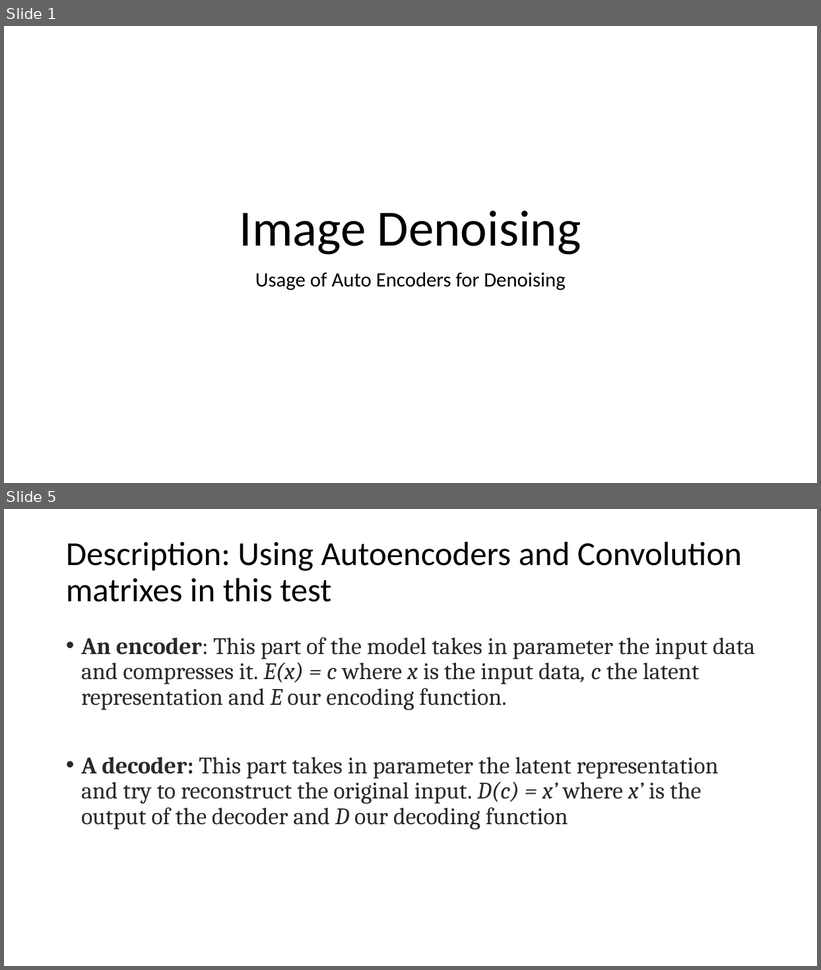
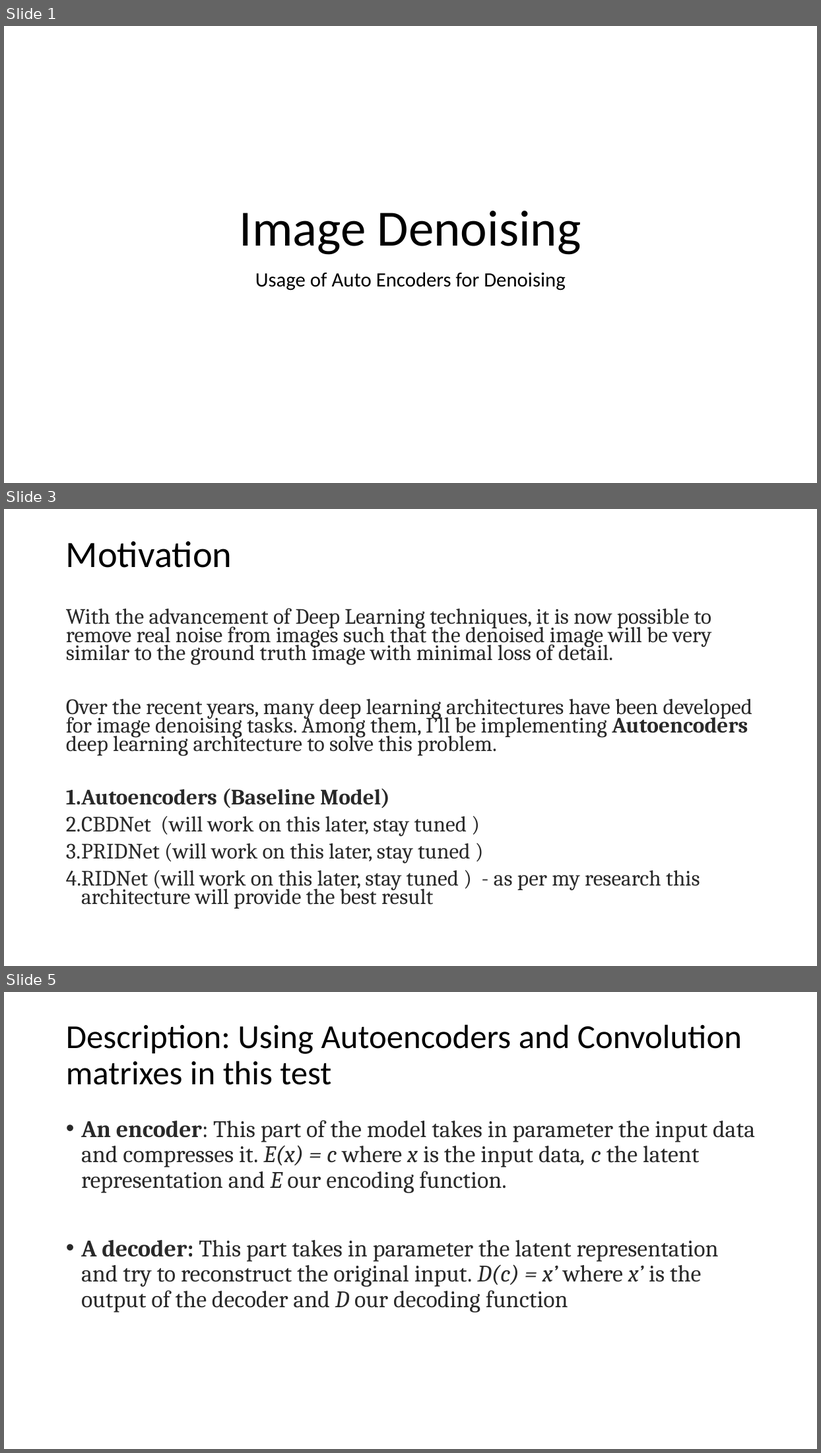
Before and after one commit to Valeriy77/cv_training, a slide deck: CourseProject/CourseProject.pptx. Shown one above the other, each under a label of ours: slides 1 and 5 before the commit, slides 1, 3 and 5 after it; the slides between them are not shown. The pictures are 821x970 and 821x1453 pixels, drawn with LibreOffice and Linux fonts; fonts in the diff are those of the drawing. Boxes give left, top, right and bottom in pixels: in the first picture for what was removed or moved away, otherwise in the second. Text is boxed around its words. In the diff, an @@ line names an element or a change of style, - is before the commit and + after.

Commit message:
updated text

```diff
--- a/CourseProject/CourseProject.pptx
+++ b/CourseProject/CourseProject.pptx
@@ slide 3 added at <box>4,509,817,966</box>, background #FFFFFF @@
@@ title added at <box>66,541,232,568</box>, 44 pt, text #000000 @@
+Motivation
@@ text added at <box>66,608,752,909</box>, 25.9 pt, text #292929 @@
+With the advancement of Deep Learning techniques, it is now possible to remove real noise from images such that the denoised image will be very similar to the ground truth image with minimal loss of detail.
+Over the recent years, many deep learning architectures have been developed for image denoising tasks. Among them, I’ll be implementing Autoencoders deep learning architecture to solve this problem.
+1. Autoencoders (Baseline Model)
+2. CBDNet (will work on this later, stay tuned )
+3. PRIDNet (will work on this later, stay tuned )
+4. RIDNet (will work on this later, stay tuned ) - as per my research this architecture will provide the best result
```
Also in this commit, not shown: 4 slides changed, 1 slide removed.
